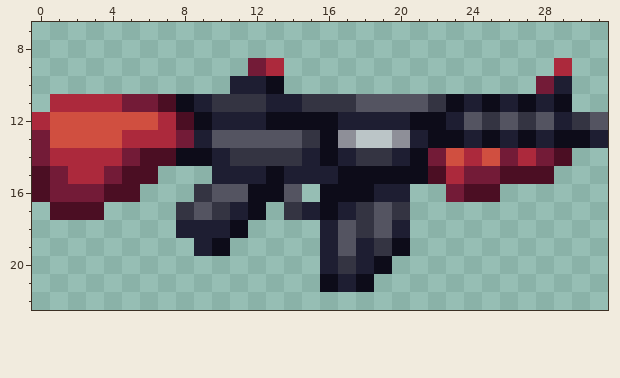
A pixel-art sprite gets an edit: Resources/Textures/SS220/Objects/Weapons/Guns/Rifles/lecter.rsi/icon.png. The first picture shows the starting point.
The file is 32x32 pixels. Shown: x 0..31, y 7..22.
Now the later version:
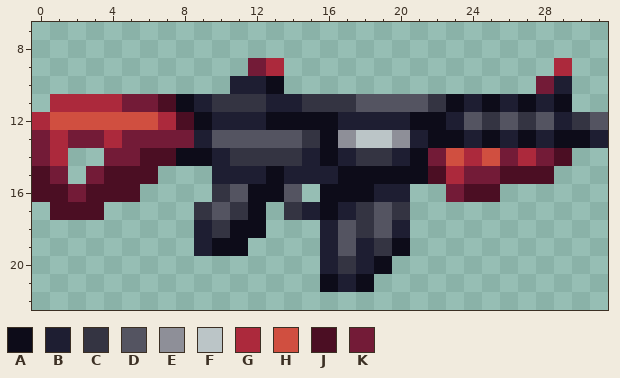
Palette (. is transparent): A #0d0c19  B #1e1e32  C #343442  D #545461  E #8e8f98  F #bbc5c7  G #ac293c  H #d04f40  J #4b0e23  K #731b37
Changes in this commit:
@@ x 0..14 @@
 12 GHHHHHHGJABBBAA
-13 KHHHHGGGKBDDDDD
-14 KGGGGKJJAABCCCC
-15 JKGGKJJ...BBBAB
-16 JKKKJJ...CDDAAD
-17 .JJJ....CDCBA.C
-18 ........BBBA...
-19 .........BA....
+13 KGKKGKKKKBDDDDD
+14 KG..KKJJAABCCCC
+15 JK.KJJJ...BBBAB
+16 JJKJJJ....CDAAD
+17 .JJJ.....CDCA.C
+18 .........BCAA..
+19 .........BAA...
 20 ...............
